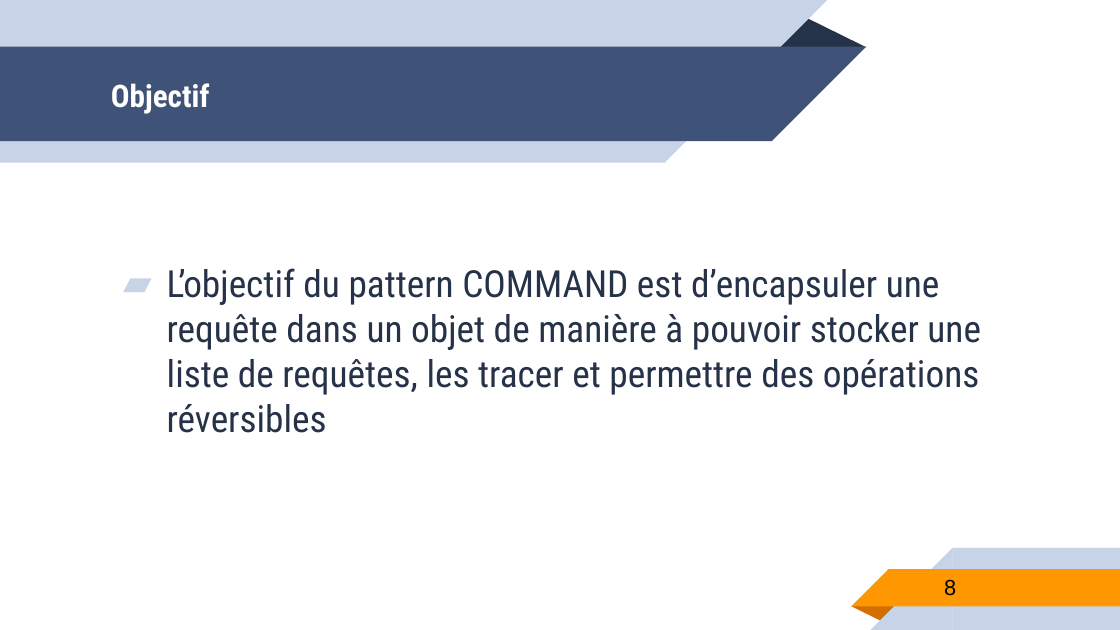
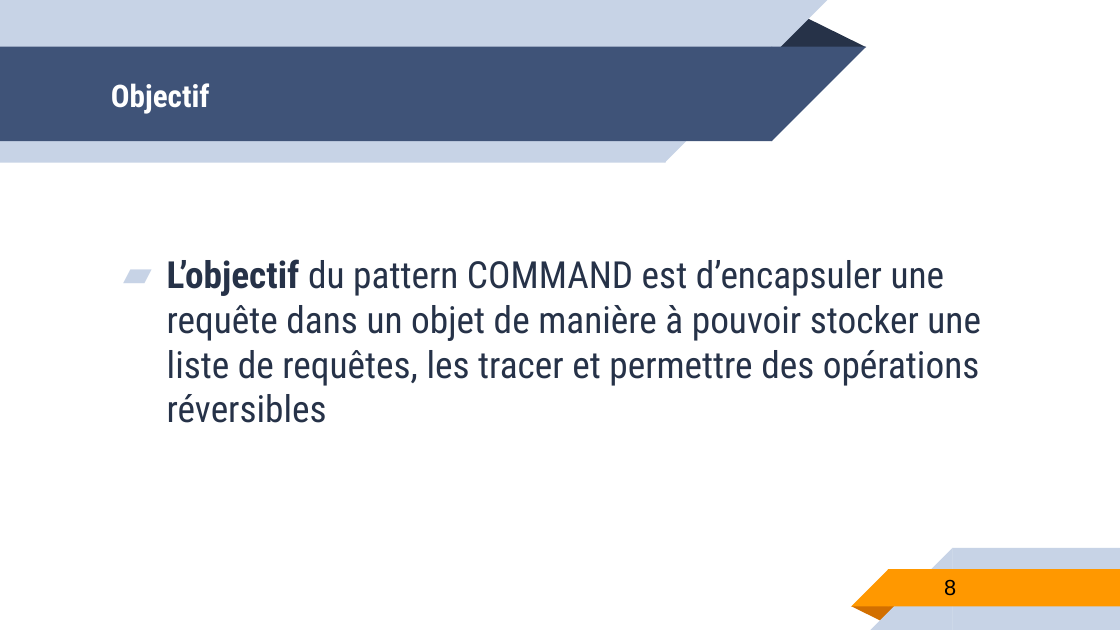
Before and after one commit to RaymondBirame/Pattern_Command, a slide deck: slide 8 of DP_Command.pptm. Drawn at 1120x630 pixels with LibreOffice and Linux fonts; fonts in the diff are those of the drawing. Boxes give left, top, right and bottom in pixels: in the first picture for what was removed or moved away, otherwise in the second. Text is boxed around its words. In the diff, an @@ line names an element or a change of style, - is before the commit and + after.

```diff
--- a/DP_Command.pptm
+++ b/DP_Command.pptm
@@ text "L’objectif du pattern COMMAND est ...": place and size @@
-text "L’objectif du pattern COMMAND est ..." at bbox=[167, 268, 981, 433]
+text "L’objectif du pattern COMMAND est ..." at bbox=[167, 259, 981, 423]
@@ text "L’objectif du pattern COMMAND est ..." at bbox=[167, 259, 981, 423]: bold on in "L’objectif" @@
```
Also in this commit, not shown: 5 other slides changed.
